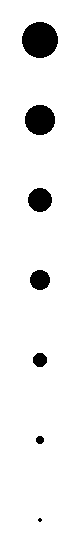
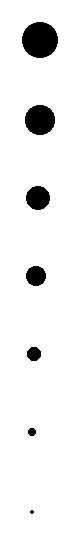
Before/after of a 80 × 560 layered artwork. What changed in the layer stack:
renamed "Shadow marble sink" to "Shadow marble sink shifted", painted on it over (x1=26, y1=186, x2=52, y2=522)
